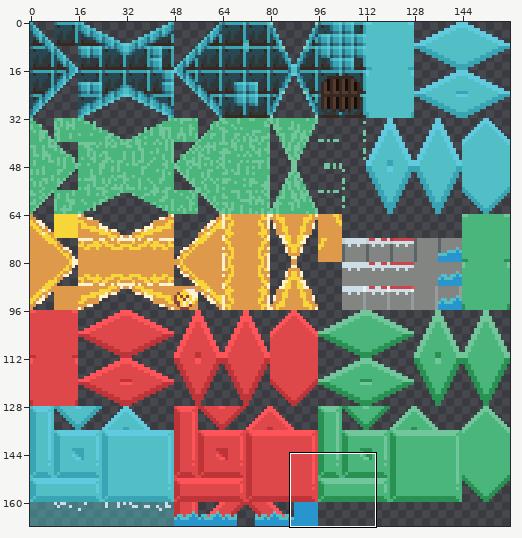
One commit to this sprite sheet: assets/images/tiles.png. Above: a wide view before the commit, with the close-up outlined.
Close-up. Old version:
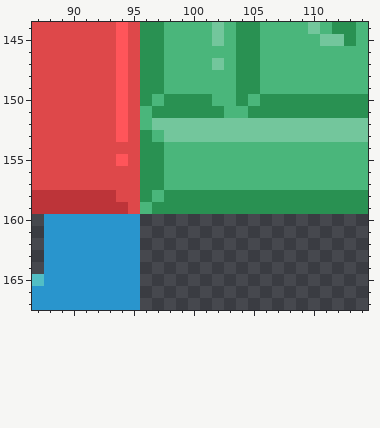
The file is 160x168 pixels. Shown: x 87..114, y 144..167.
And afterwards:
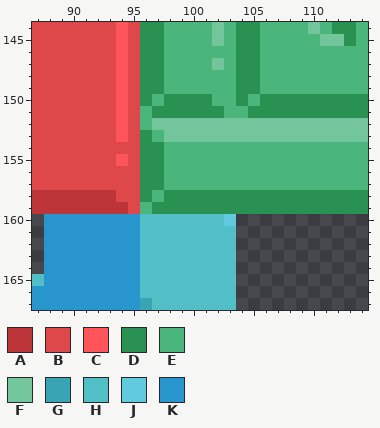
Palette (. is transparent): A #bd3439  B #de484a  C #ff555a  D #299152  E #4ab67b  F #73c69c  G #39a5b4  H #52bec5  J #62cade  K #2995cd
Edits made:
Colour G is added in row 167 at x 96.
Colour H is added in row 160 at x 96 to 102; in rows 161 to 166 at x 96 to 103; in row 167 at x 97 to 103.
Colour J is added in row 160 at x 103.
